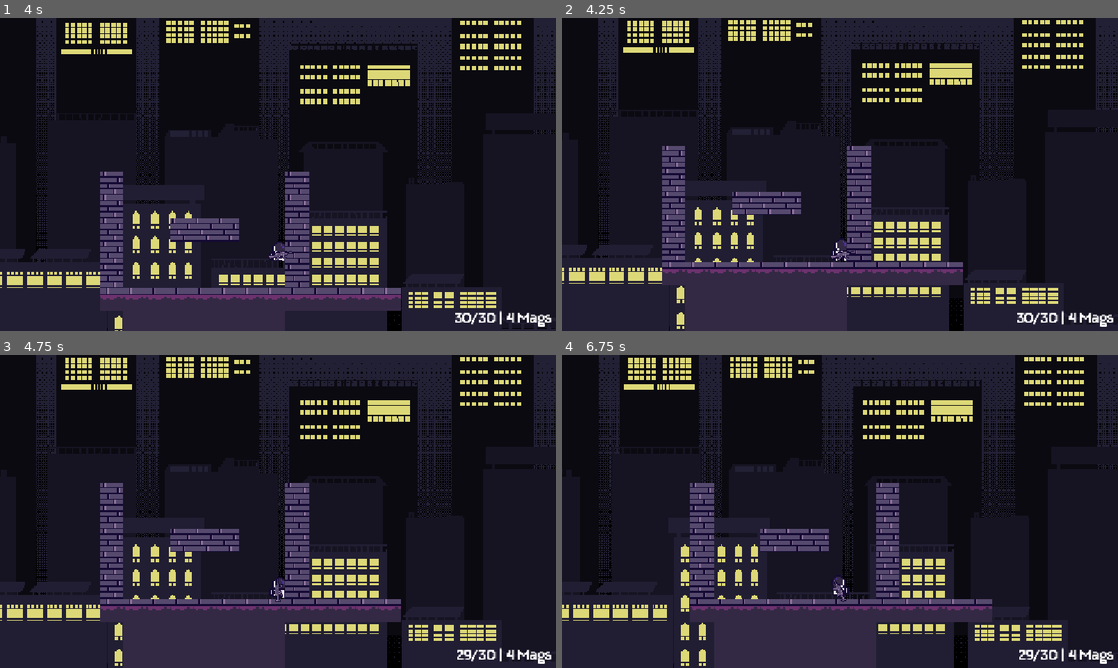
Above: before the commit, frames 1-4 (two rows, left to right).
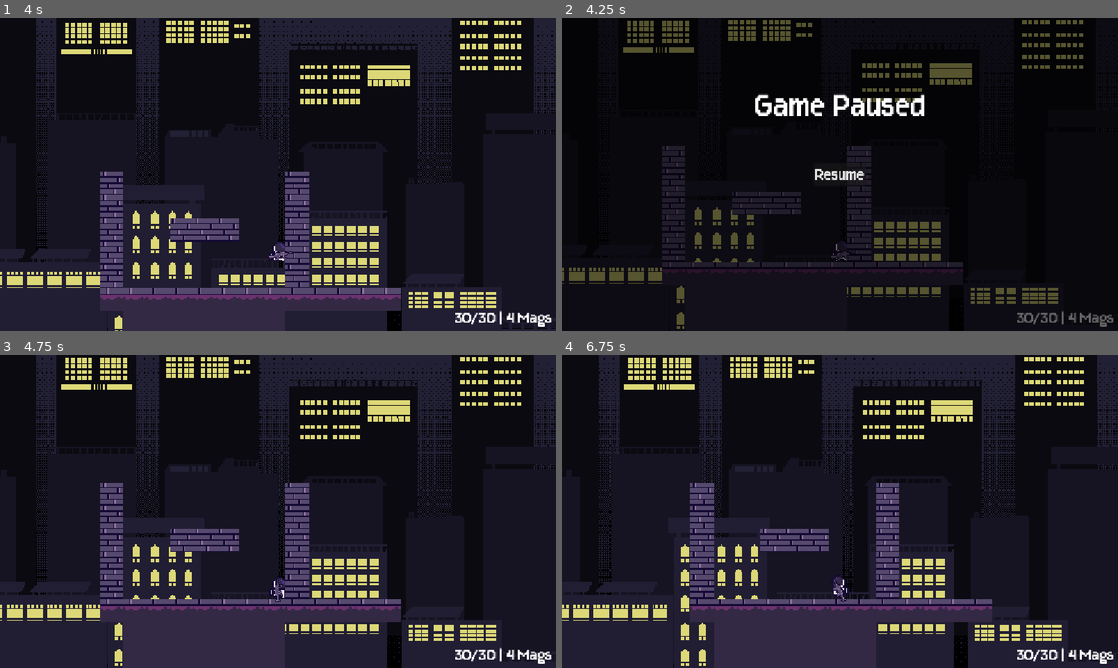
Above: after the commit, the same moments.

Repository: kyteidev/rogueshot
Game: Godot game, scene res://scenes/game_debug.tscn
Two runs of this game, one before a commit and one after it. Both use one fixed random seed, a clock stepped at 60 frames per second and the inputs below.
Inputs (mouse positions are in pixels of both pictures, inside the frame that each line leads up to):
- Up to frame 1 (4 s): tap Enter at 0.5 s; move the mouse to (400, 158) at 0.52 s; press the mouse at (400, 158) at 0.53 s; hold D (player_right) 0.53-2.03 s; tap W (player_jump) at 0.77, 1.52, 3.02, 3.77 s; move the mouse to (166, 190) at 1.27 s; release the mouse at (166, 190) at 1.28 s; tap E (weapon_next) at 1.35, 3.6 s; move the mouse to (333, 105) at 2.02 s; hold A (player_left) 2.03-2.78 s; tap Q (weapon_previous) at 2.1 s; move the mouse to (250, 237) at 2.77 s; hold D (player_right) from 2.78 s (still down); click (250, 237) at 2.85 s; move the mouse to (444, 221) at 3.52 s
- Up to frame 2 (4.25 s): keep holding D (player_right); tap Escape (ui_cancel) at 4.15 s
- Up to frame 3 (4.75 s): release D (player_right) at 4.25 s; click (278, 511) at 4.25 s, where only the run after the commit has a clickable "Resume"
- Up to frame 4 (6.75 s): move the mouse to (673, 464) at 5.02 s; hold A (player_left) 5.03-5.78 s; tap Q (weapon_previous) at 5.1 s; tap W (player_jump) at 5.27 s; move the mouse to (867, 511) at 5.77 s; press the mouse at (867, 511) at 5.78 s; hold D (player_right) 5.78-6.53 s; move the mouse to (756, 433) at 6.52 s; release the mouse at (756, 433) at 6.53 s; hold A (player_left) from 6.53 s (still down); tap E (weapon_next) at 6.6 s

Frame 1 is identical in both runs. In frame 2, 43% of the frame differs, in the area x 0-100%, y 0-100%; in frame 3, less than 0.1%; in frame 4, less than 0.1%.

Commit message:
add basic pause menu

Diff:
--- a/scenes/game_debug.tscn
+++ b/scenes/game_debug.tscn
@@ -4,6 +4,7 @@
 [ext_resource type="PackedScene" uid="uid://7bm071w04gnc" path="res://scenes/background.tscn" id="1_hpfpv"]
 [ext_resource type="Texture2D" uid="uid://hop8m0c1ubuo" path="res://assets/sprites/world-tileset.png" id="2_17cyv"]
 [ext_resource type="PackedScene" uid="uid://c6evxkovosp2y" path="res://scenes/hud.tscn" id="4_1s6p4"]
+[ext_resource type="PackedScene" uid="uid://bojjbmn2cos6p" path="res://scenes/menus/pause_menu.tscn" id="5_d1y6d"]
 
 [sub_resource type="TileSetAtlasSource" id="TileSetAtlasSource_hpfpv"]
 texture = ExtResource("2_17cyv")
@@ -38,3 +39,5 @@
 layer_0/tile_data = PackedInt32Array(65534, 0, 0, 65535, 0, 0, 0, 0, 0, 1, 0, 0, 2, 0, 0, 65533, 0, 0, 3, 0, 0, 131069, …(565 unchanged characters)…
 
 [node name="HUD" parent="." unique_id=465990537 instance=ExtResource("4_1s6p4")]
+
+[node name="PauseManu" parent="." unique_id=1248834952 instance=ExtResource("5_d1y6d")]
--- /dev/null
+++ b/scenes/menus/pause_menu.tscn
@@ -0,0 +1,50 @@
+[gd_scene format=3 uid="uid://bojjbmn2cos6p"]
+
+[ext_resource type="Script" uid="uid://djgydwpynveae" path="res://scripts/menus/pause_menu.gd" id="1_fwndu"]
+[ext_resource type="FontFile" uid="uid://4jxi61jcsc2c" path="res://assets/fonts/groundhog.ttf" id="2_7unhi"]
+[ext_resource type="Theme" uid="uid://buqqcuajkeqph" path="res://settings/button.tres" id="3_gsnt3"]
+
+[sub_resource type="LabelSettings" id="LabelSettings_nxcxh"]
+font = ExtResource("2_7unhi")
+font_size = 64
+
+[node name="PauseManu" type="CanvasLayer" unique_id=1248834952]
+process_mode = 3
+script = ExtResource("1_fwndu")
+
+[node name="ColorRect" type="ColorRect" parent="." unique_id=559006965]
+anchors_preset = 15
+anchor_right = 1.0
+anchor_bottom = 1.0
+grow_horizontal = 2
+grow_vertical = 2
+color = Color(0, 0, 0, 0.60784316)
+
+[node name="Label" type="Label" parent="." unique_id=690713559]
+anchors_preset = 5
+anchor_left = 0.5
+anchor_right = 0.5
+offset_left = -133.0
+offset_top = 143.0
+offset_right = 134.0
+offset_bottom = 200.0
+grow_horizontal = 2
+text = "Game Paused"
+label_settings = SubResource("LabelSettings_nxcxh")
+
+[node name="Button" type="Button" parent="." unique_id=558445550]
+anchors_preset = 8
+anchor_left = 0.5
+anchor_top = 0.5
+anchor_right = 0.5
+anchor_bottom = 0.5
+offset_left = -35.0
+offset_top = -15.5
+offset_right = 35.0
+offset_bottom = 15.5
+grow_horizontal = 2
+grow_vertical = 2
+theme = ExtResource("3_gsnt3")
+text = "Resume"
+
+[connection signal="pressed" from="Button" to="." method="_on_resume_button_pressed"]
--- /dev/null
+++ b/scripts/menus/pause_menu.gd
@@ -0,0 +1,21 @@
+extends CanvasLayer
+
+
+# Called when the node enters the scene tree for the first time.
+func _ready() -> void:
+	visible = false
+	get_tree().paused = false
+
+
+func _input(event: InputEvent) -> void:
+	if Input.is_action_just_pressed("ui_cancel"):
+		if get_tree().paused:
+			visible = false
+			get_tree().paused = false
+		else:
+			visible = true
+			get_tree().paused = true
+
+func _on_resume_button_pressed() -> void:
+	visible = false
+	get_tree().paused = false
--- /dev/null
+++ b/settings/button.tres
@@ -0,0 +1,7 @@
+[gd_resource type="Theme" format=3 uid="uid://buqqcuajkeqph"]
+
+[ext_resource type="FontFile" uid="uid://4jxi61jcsc2c" path="res://assets/fonts/groundhog.ttf" id="1_ujcrx"]
+
+[resource]
+default_font = ExtResource("1_ujcrx")
+default_font_size = 32
Not shown, added: scripts/menus/pause_menu.gd.uid
